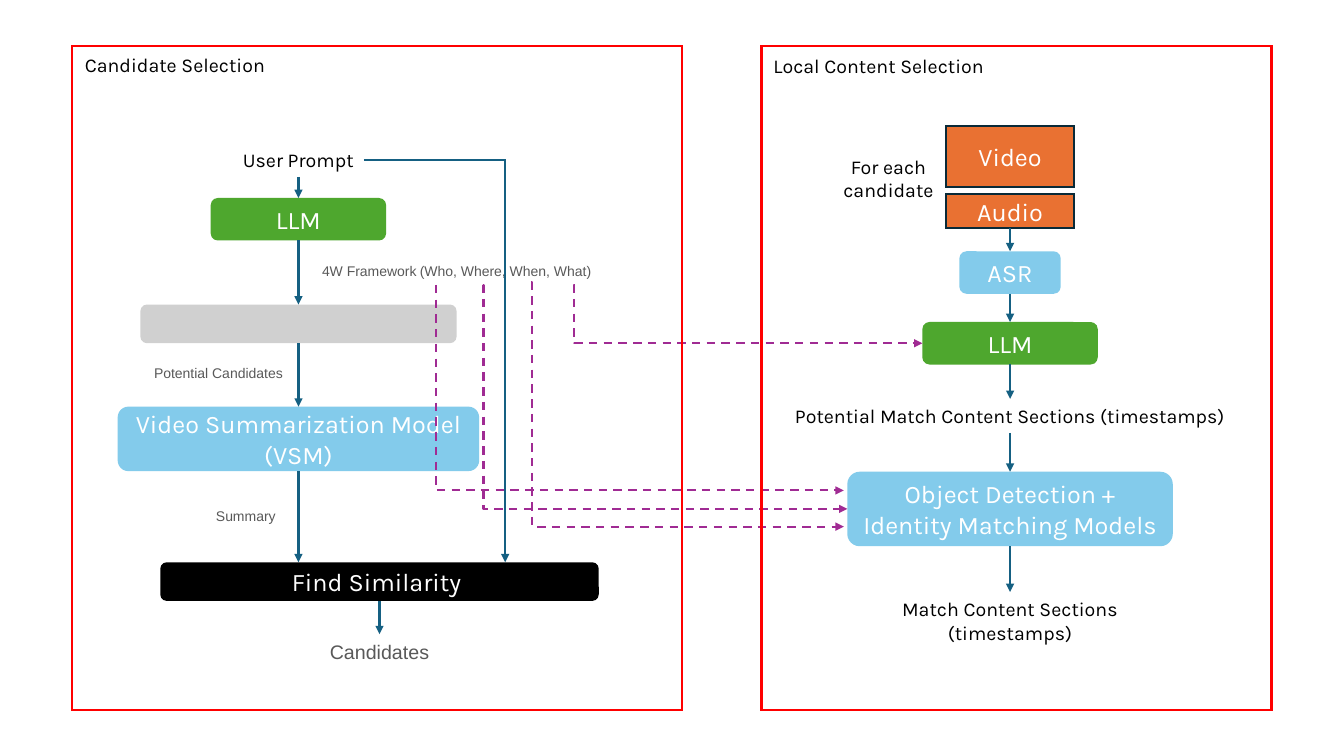
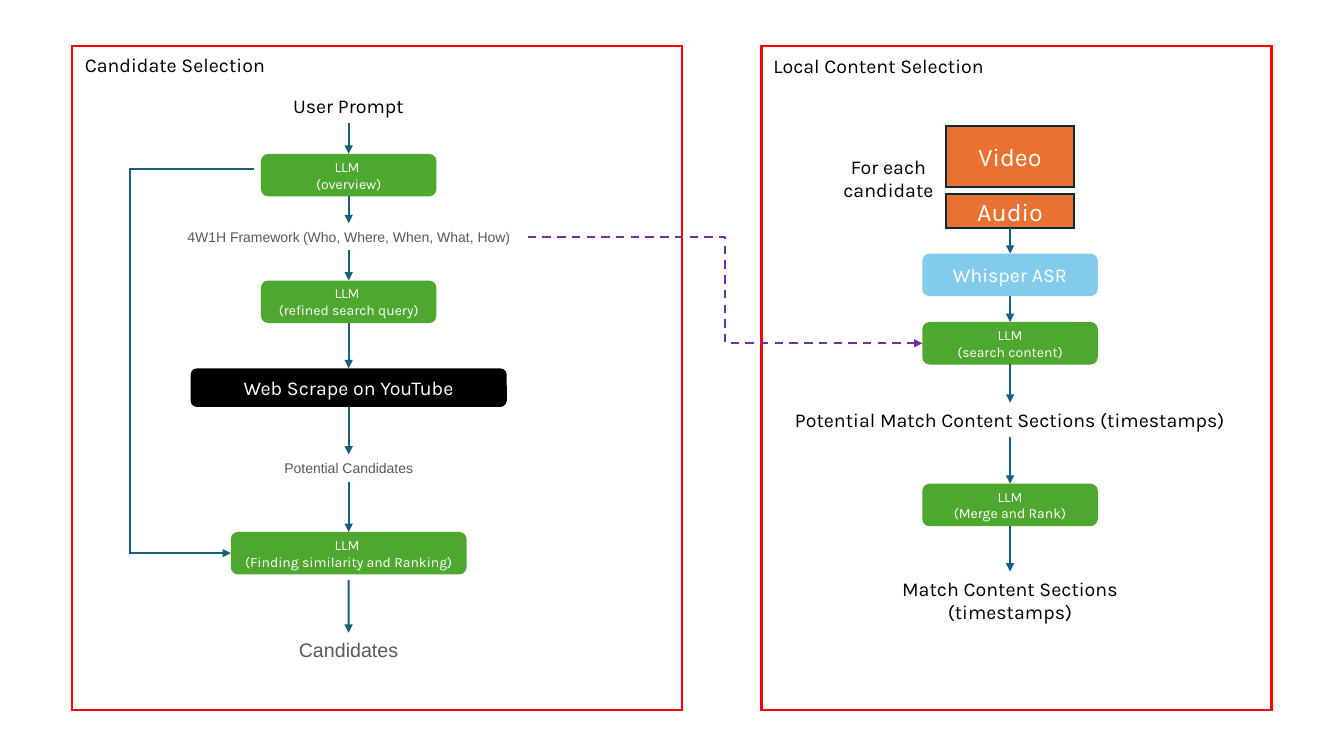
Before and after one commit to Morris88826/PROGRAMMING-LLMs, a slide deck: slide 1 of project/YouClipAI Overview.pptx. Drawn at 1344x756 pixels with LibreOffice and Linux fonts; fonts in the diff are those of the drawing; grey boxes stand for pictures. Boxes give left, top, right and bottom in pixels: in the first picture for what was removed or moved away, otherwise in the second. Text is boxed around its words. In the diff, an @@ line names an element or a change of style, - is before the commit and + after.

```diff
--- a/project/YouClipAI Overview.pptx
+++ b/project/YouClipAI Overview.pptx
@@ text "User Prompt": place and size @@
-text "User Prompt" at <box>243,154,354,172</box>
+text "User Prompt" at <box>293,100,404,118</box>
@@ arrow moved from (298, 176) - (298, 198) to (349, 123) - (349, 154) @@
@@ elbow arrow moved from (364, 160) - (505, 563) to (253, 168) - (231, 554) @@
@@ rounded rectangle "LLM": place and size @@
-rounded rectangle "LLM" at <box>211,198,386,240</box>
+rounded rectangle "LLM" at <box>261,154,437,197</box>
@@ text in rounded rectangle at <box>316,179,381,191</box>: paragraph added @@
+(overview)
@@ text in rounded rectangle at <box>335,163,360,172</box>: size 18 to 10 pt in "LLM" @@
@@ arrow added from (349, 197) to (349, 224), #156082 1.5 pt @@
@@ text at <box>187,232,511,245</box>: text changed @@
-4W Framework (Who, Where, When, What)
+4W1H Framework (Who, Where, When, What, How)
@@ elbow arrow moved from (575, 285) - (923, 344) to (528, 237) - (923, 344) @@
@@ elbow arrow (528, 237) - (923, 344): stroke #A02B93 1.5 pt dashed to #7030A0 1.5 pt dashed @@
@@ arrow moved from (1010, 228) - (1010, 251) to (1010, 228) - (1010, 254) @@
@@ arrow moved from (298, 241) - (298, 304) to (349, 250) - (349, 280) @@
@@ rounded rectangle "Whisper ASR": place and size @@
-rounded rectangle "Whisper ASR" at <box>960,251,1062,293</box>
+rounded rectangle "Whisper ASR" at <box>923,254,1098,296</box>
@@ text in rounded rectangle at <box>953,268,1067,287</box>: text changed; size 18 to 14 pt @@
-ASR
+Whisper ASR
@@ rounded rectangle added at <box>261,280,437,323</box>, fill #4EA72E, 10 pt, text #FFFFFF @@
+LLM
+(refined search query)
@@ group removed at <box>118,282,1174,601</box>: 3 rounded rectangles, 3 elbow arrows, 1 picture, 1 text @@
-Video Summarization Model (VSM)
-Find Similarity
-Summary
-Object Detection + Identity Matching Models
@@ arrow moved from (1010, 293) - (1010, 322) to (1010, 296) - (1010, 322) @@
@@ arrow added from (349, 324) to (349, 368), #156082 1.5 pt @@
@@ text in rounded rectangle at <box>957,347,1062,359</box>: paragraph added @@
+(search content)
@@ text in rounded rectangle at <box>998,331,1023,340</box>: size 18 to 10 pt in "LLM" @@
@@ rounded rectangle added at <box>191,368,507,406</box>, fill #000000, 14 pt, text #FFFFFF @@
+Web Scrape on YouTube
@@ arrow moved from (1010, 365) - (1010, 399) to (1010, 365) - (1010, 402) @@
@@ arrow moved from (298, 344) - (298, 406) to (349, 407) - (349, 455) @@
@@ text "Potential Match Content Sections (timestamps)": place and size @@
-text "Potential Match Content Sections (timestamps)" at <box>795,409,1224,428</box>
+text "Potential Match Content Sections (timestamps)" at <box>795,413,1224,432</box>
@@ arrow moved from (1010, 433) - (1010, 472) to (1010, 437) - (1010, 484) @@
@@ text "Potential Candidates": place and size @@
-text "Potential Candidates" at <box>154,368,283,378</box>
+text "Potential Candidates" at <box>284,463,413,473</box>
@@ arrow moved from (298, 471) - (298, 563) to (349, 482) - (349, 532) @@
@@ rounded rectangle added at <box>923,484,1098,526</box>, fill #4EA72E, 10 pt, text #FFFFFF @@
+LLM
+(Merge and Rank)
@@ rounded rectangle added at <box>231,532,467,575</box>, fill #4EA72E, 10 pt, text #FFFFFF @@
+LLM
+(Finding similarity and Ranking)
@@ arrow moved from (1010, 546) - (1010, 592) to (1010, 526) - (1010, 572) @@
@@ arrow moved from (380, 601) - (380, 634) to (349, 580) - (349, 633) @@
@@ text "Match Content Sections (timestamps)": place and size @@
-text "Match Content Sections (timestamps)" at <box>902,602,1117,645</box>
+text "Match Content Sections (timestamps)" at <box>902,582,1117,624</box>
@@ text "Candidates": place and size @@
-text "Candidates" at <box>330,645,429,659</box>
+text "Candidates" at <box>299,643,398,657</box>
```
Also in this commit, not shown: 6 other files.
